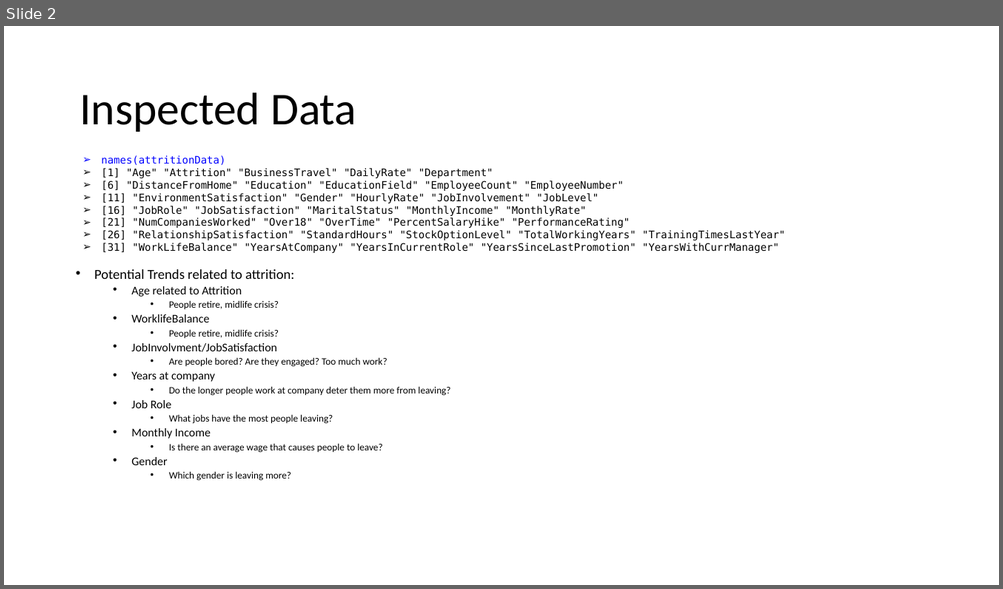
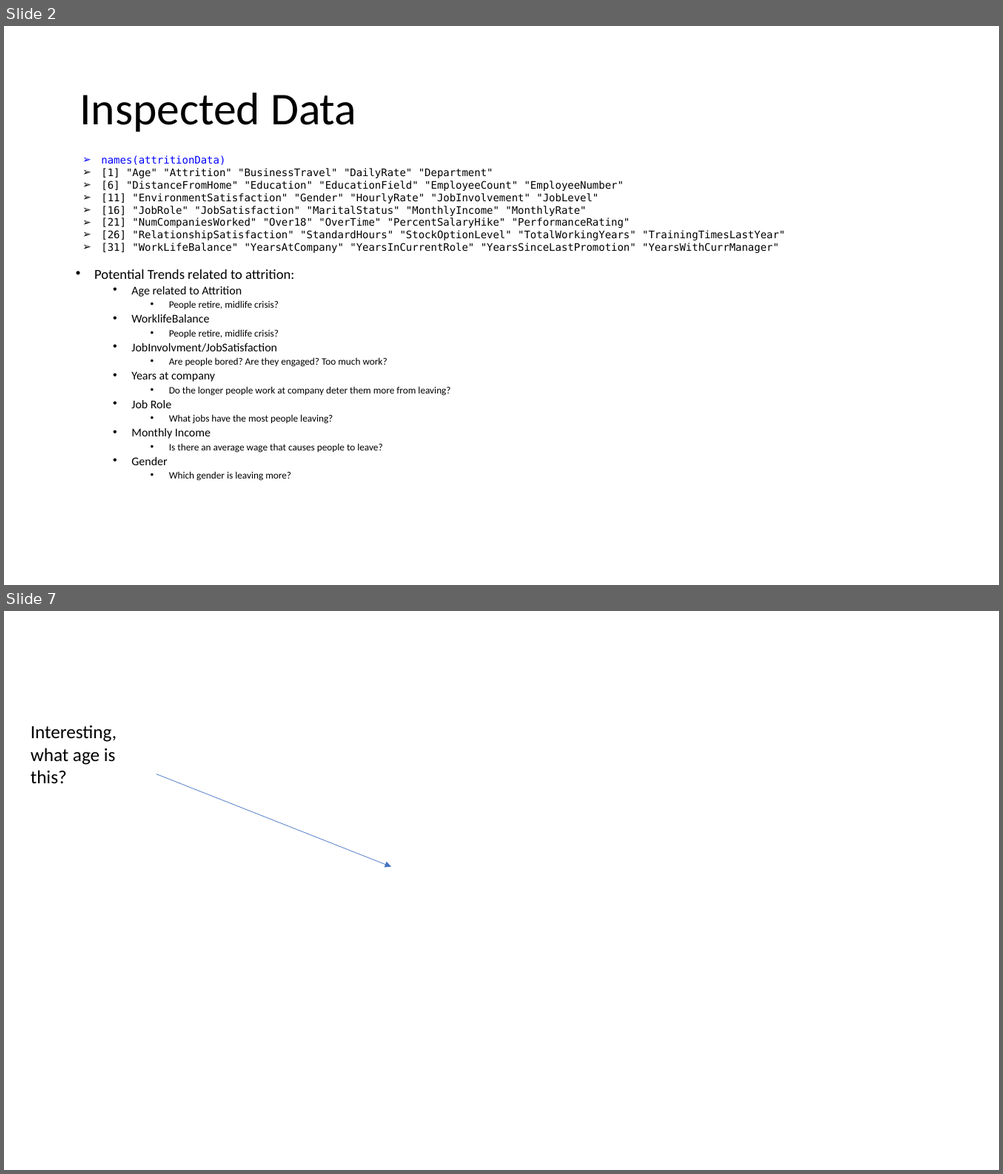
Before and after one commit to vazquezs123/DATA_SCIENCE_CS02, a slide deck: case_study_02_presentation.pptx. Shown one above the other, each under a label of ours: slide 2 before the commit, slides 2 and 7 after it; the slides between them are not shown. The pictures are 1003x589 and 1003x1174 pixels, drawn with LibreOffice and Linux fonts; fonts in the diff are those of the drawing; background and template pictures are left out. Boxes give left, top, right and bottom in pixels: in the first picture for what was removed or moved away, otherwise in the second. Text is boxed around its words. In the diff, an @@ line names an element or a change of style, - is before the commit and + after.

```diff
--- a/case_study_02_presentation.pptx
+++ b/case_study_02_presentation.pptx
@@ slide 7 added at [4,611,999,1170], background picture (left out) @@
@@ text added at [31,725,116,783], 18 pt, text #000000 @@
+Interesting, what age is this?
@@ arrow added from (156, 775) to (391, 867), #4472C4 0.5 pt @@
```
Also in this commit, not shown: 5 other slides added, 1 slide removed, 1 other file.
